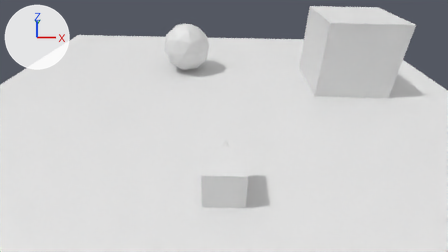
Before and after pictures for a commit that changed the Blender file demo_game/demo_game.blend.
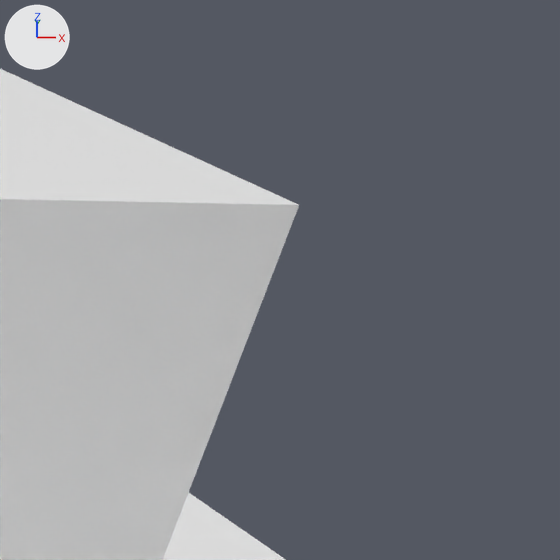
The first picture shows the older version from the file's camera 'Camera'. The close-ups show both versions on the part from 85% to 100% of the width and 0% to 27% of the height of that picture; other places that the commit changed are outside them. The lights are fixed; the arrows at upper left show +X, +Y and +Z.
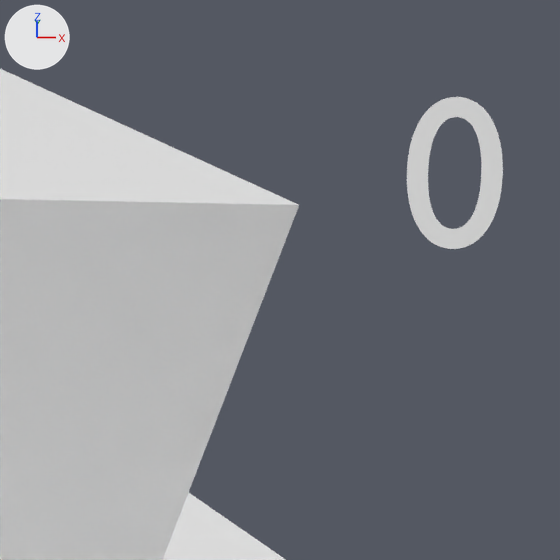
What differs and where, as boxes (x1, y1, x2, y2) in the close-ups (560 x 560 px):
'Points', added
    after: (407, 97, 503, 249)

The change, as a list of edits to the scene's bpy script:
```text
Add txt_points:
    txt_points = bpy.data.curves.new('Points', 'FONT')
    txt_points.body = '0'
    txt_points.size = 10.0
Add ob_points:
    ob_points = bpy.data.objects.new('Points', txt_points)
    ob_points.location = (3.172, -12.105, 10.192)
    ob_points.rotation_euler = (0.982, 0.016, -0.0131)  # degrees (56, 0.9, -0.8)
    ob_points.scale = (0.0421, 0.0421, 0.0421)
```
